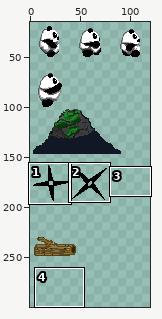
File history of a sprite sheet, resources/textures/new-pixelart.png. The first picture is a wide view before the edit; the outline marks the close-up.
Close-up. Before:
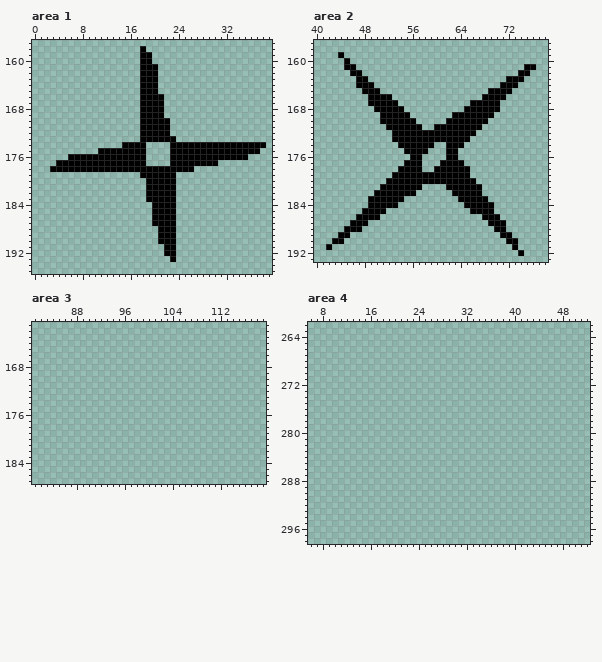
The file is 120x300 pixels. Colours within 5 levels of each other are drawn and written as one. Shown: area 1: x 0..39, y 157..195; area 2: x 40..78, y 157..193; area 3: x 81..119, y 161..187; area 4: x 6..52, y 262..298. The wide view leaves out empty margins. The commit also changed other parts of the picture, which this record leaves out.
The same view after the edit:
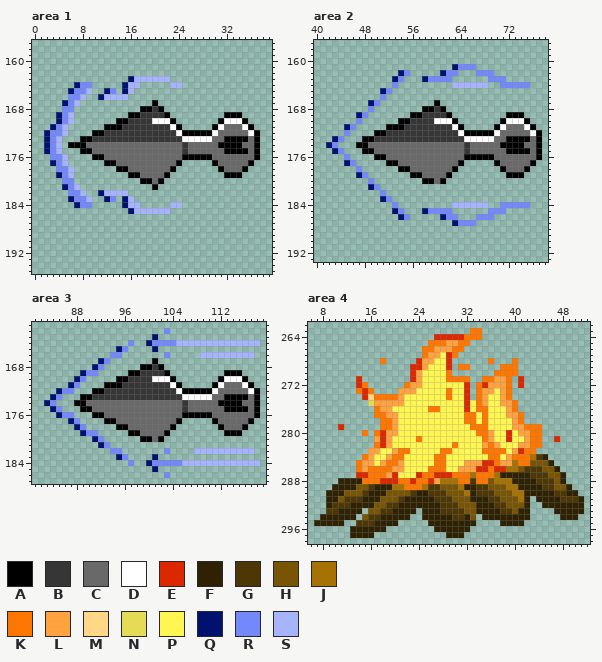
Palette (. is transparent): A #000000  B #363636  C #696969  D #ffffff  E #db2800  F #2e2203  G #4d3805  H #785505  J #a67203  K #ff7700  L #ffa340  M #ffd787  N #e3dc54  P #fff652  Q #00126e  R #7389fa  S #a6b4fc
The exact change:
Changed rows in their new state; - is an unchanged pixel.
Area 1:
first column x 2:
158 ----------------.--------------------
159 ----------------..-------------------
160 ----------------..-------------------
161 ----------------...------------------
162 ----------------...------------------
163 --------------QSSSSSS----------------
164 -----QRR-----QSS...--SS--------------
165 ----QRRS--QR-QS-...------------------
166 ----RRS--QSSSS--....-----------------
167 ---QRS----------..-.-----------------
168 ---RR-------------B------------------
169 --QRS---------AABBBBA---------AAA----
170 --QRS-------AABBBBDDDA-------ADDDA---
171 -QRS------AAABBBBBBBBDA-----ADCCCDA--
172 QRRS----AABBBBBBBBBBBBDAAAAADCCCCCDA-
173 QRS---AABBBBBBBBBBBBBBBDDDDDCCAAAACA-
174 QRS-AAACCCCCCCCCCCCCCCCBCCCCC----CC-.
175 QRS---AACCCCCCCCCCCCCCCBCCCCCC----C--
176 -RRS....--CCCCCCCCCCCCC-----CCCCCCCA-
177 -QRS......--CCCCCCCCCC-.....-CCCCCA--
178 -.RRS.......--CCCCCCC-...----ACCCA---
179 --QRS---------AACCCC-.--------AAA----
180 ---RR-----------A-C-..---------------
181 ---QRS-----------.-...---------------
182 ----RRS--QSSSS---.....---------------
183 ----QRRS--QR-QS--.....---------------
184 -----QRR-----QSS--...SS--------------
185 --------------QSSSSSS.---------------
186 ------------------....---------------
187 ------------------....---------------
188 -------------------...---------------
189 -------------------...---------------
190 -------------------...---------------
191 --------------------..---------------
192 --------------------..---------------
193 ---------------------.---------------
Area 2:
first column x 42:
159 --.---------------------------------
160 ---.--------------------------------
161 ---..----------------QRRR--------..-
162 ----..------QR-----QRR---RRR----..--
163 -----..----QR---QRRRR------RRR...---
164 -----...---R---------SSSSSS--RRRRR--
165 ------...QR----------------....-----
166 -------..R.---------------....------
167 -------QR...------A-----.....-------
168 -------R.....---AABA---......-------
169 -----QR--.....AABBBBA.......--AAA---
170 -----R---...--BBBBDDD-.....--ADDDA--
171 ---QR--------BBBBBBBBD-...--ADCCCDA-
172 ---R----AABBBBBBBBBBBBD--AAADCCCCCDA
173 -QR---AABBBBBBBBBBBBBBBDDDDDCCAAAACA
174 QR---AACCCCCCCCCCCCCCCCBCCCCCAAAACCA
175 -QR---AACCCCCCCCCCCCCCCBCCCCCCAAAACA
176 ---R----AACCCCCCCCCCCCCAAAAACCCCCCCA
177 ---QR-----AACCCCCCCCCC------ACCCCCA-
178 -----R--------CCCCCCC-..-----ACCCA--
179 -----QR----...--CCCC-...------AAA---
180 -------R--......--C-.....-----------
181 -------QR.......----......----------
182 --------.R.....------.....----------
183 -------..QR..---------.....---------
184 -------....R---------SSSSSS.-RRRRR--
185 ------....-QR---QRRRR---...RRR------
186 -----....---QR-----QRR---RRR.-------
187 ----...--------------QRRR--...------
188 ---...----------------------..------
189 --..-------------------------..-----
190 -..---------------------------..----
191 .------------------------------.----
192 --------------------------------.---
Area 3:
first column x 83:
162 --------------------R---------------
163 ------------------Q-----------------
164 --------------R--QRRRRSSSSSSSSSSSSSS
165 ------------QR----Q-----------------
166 -----------RR-------R-----SSSSSSSSS-
167 ---------QR-------A-----------------
168 --------QR------AABA----------------
169 ------QRR-----AABBBBA---------AAA---
170 -----QR-----AABBBBDDDA-------ADDDA--
171 ----QR----AAABBBBBBBBDA-----ADCCCDA-
172 --QRR---AABBBBBBBBBBBBDAAAAADCCCCCDA
173 -QR---AABBBBBBBBBBBBBBBDDDDDCCAAAACA
174 QR---AACCCCCCCCCCCCCCCCBCCCCCAAAACCA
175 -QR---AACCCCCCCCCCCCCCCBCCCCCCAAAACA
176 --QRR---AACCCCCCCCCCCCCAAAAACCCCCCCA
177 ----QR----AACCCCCCCCCCA-----ACCCCCA-
178 -----QR-----AACCCCCCCA-------ACCCA--
179 ------QRR-----AACCCCA---------AAA---
180 --------QR------AACA----------------
181 ---------QR-------------------------
182 -----------RR-------R----SSSSSSSSSS-
183 ------------QR----Q-----------------
184 --------------R--QRRRRRSSSSSSSSSSSSS
185 ------------------Q-----------------
186 --------------------R---------------
Area 4:
first column x 7:
263 --------------------------KK-----------------
264 --------------------EEEEEKKK-----------------
265 -------------------KKKLLKK-------------------
266 ------------------KKLLLKK--------------------
267 ------------------KLLPEK---------------------
268 -----------K-----ELLPPE------K---K-----------
269 ----------------EELPPPE-KK-----KKK-----------
270 ----------------ELPPPPK-------KKKK-----------
271 -------E--------ELPPPPKKKK--KKLLK-E----------
272 -------EK------KLLPPPPPPPE-KELLLK-E----------
273 -------KEK----LLLPPPPPKPPE-KLLPLK------------
274 --------EMKKKKLPPPPPPPKPPE-KLPPLK------------
275 ---------NLLLLLPPPPPPPPPPEPKLPPLLK-----------
276 ----------KLLPPPPPPKKPPPPEPKKPPPLK-----------
277 ----------KKLLPPPPPPPPPPPKKPKPPPLLK----------
278 -----------KKLPPPPPPPPPPPKKPKPPPPLK----------
279 ----E------KKLPPPPPPPPPPPPKKKPPPPLLKKK-------
280 --------K-KELLPPPPPPPPPPPPPKKLPPEPLLKK-------
281 ----------LELPPPPKPPPPPPPPPPKLPPEPPLKK--E----
282 ----------KELPPPPPPPPPPKPPPPLKLPPPLLKK-------
283 ---------LLPPLKKPPPPPKKPPPPPKKKKPLEKK--------
284 --------KLPPLKKPPPPPKKPPPPPPPKKPLKKKJGF------
285 -------KLLPLKKLPPPPPKKPPPLLLEEKLLJKKHHHF-----
286 -------KLKKKKLLPPPPKKKPPLLLEEKEEJJHGGGHHF----
287 -------EEKKKLEPPPEKKEEEKKKJKKKJFFFFFGGGHHF---
288 ----FFFFKKKEEEKKEKKELJJJKKGKKHJJJFFFFGGGHF---
289 ---FFFFHHGFFFJJKKKJGGHHHJFFGGHHHJJFFFFGGHHF--
290 --FFFHHHGFFFHHHHGFFGGGHHHJFGGGHHHJJFFFFFGGFF-
291 --FFHGGGFFFHHHGFFFFFGGGHHHFFFGGHHHJF-FFFFGGGF
292 --FGGGFFFFHHGGFFFFFFFGGGHHHFFFGGHHHF--FFFFFFF
293 --GGFFFF-HHGGFFFF-FFFGGGGHHFFFFGGHFF----FFFFF
294 -FFFFFF-HGGFFFFF--FFFFFGGFH-FFFFFFFF-----FFF-
295 FFFFF--GGGFFFF-----FFFFFFFF----FFFF----------
296 ------FFFFFF--------FFFFFF-------------------
297 ------FFFF------------FFF--------------------
Where, in picture pixels (left, top, right, bottom), the same in both close-ups:
changed: (44, 46, 266, 262)
changed: (326, 52, 542, 256)
added: (44, 328, 260, 478)
added: (314, 328, 584, 538)
